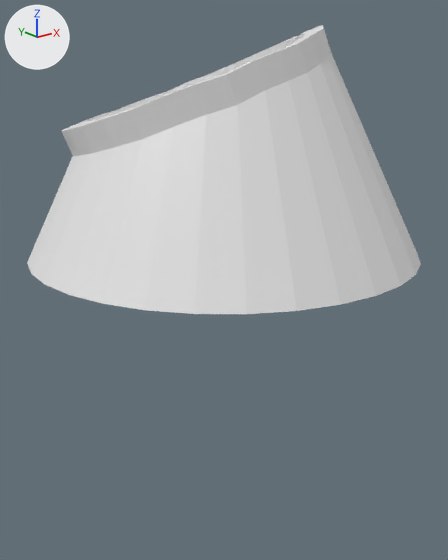
The OBJ model models-blender/CutExtrude/CutExtrude.obj, before and after one commit.
The view is the same before and after, from a 50 mm lens placed at (-2.0, -2.5, 0.82), pointed at (-0.04, -0.05, -0.16). Lighting does not change. The marker at upper left points along +X, +Y and +Z. Where no turn or scale is listed for an object, it has been applied to the vertices. Vertices at the same position are counted once.

The older version as bpy lines, for what is in view:
```python
me_cone = bpy.data.meshes.new('Cone')
me_cone.from_pydata(...)  # 160 vertices, 130 faces; spans x -1.0..1.0, y -1.0..1.0, z 0.0..1.1
ob_cone = bpy.data.objects.new('Cone', me_cone)
ob_cone.location = (0.0, 0.0, 0.0)
```
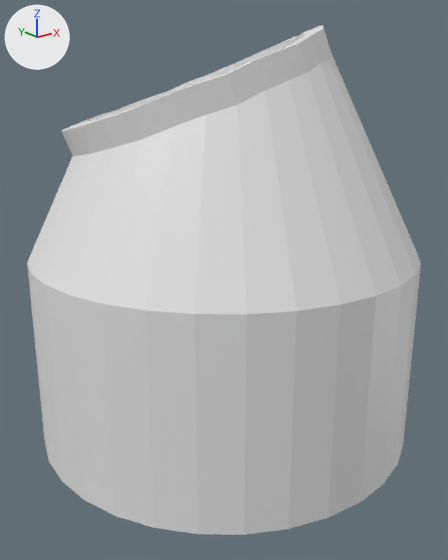
Commit message: changed CutExtrude

The edits, one by one:
me_cone is used by ob_cone; location (0.0, 0.0, 0.0).
me_cone had 160 vertices, 130 faces and spanned x -1.0..1.0, y -1.0..1.0, z 0.0..1.1.
me_cone now has 192 vertices, 162 faces and spans x -1.0..1.0, y -1.0..1.0, z -1.0..1.1.
Part 1, on me_cone:
1 face is deleted.
32 new vertices lie (0.0, 0.0, -1.0) away from vertices in x -1.0..1.0, y -1.0..1.0, z 0.0.
33 new faces join them.

Location of each change, [x1, y1, x2, y2] in pixels of the pictures (448 x 560 px):
'Cone', reshaped (76% taller)
    before: [27, 26, 421, 314]
    after: [27, 26, 421, 535]
part 1 of me_cone, built on
    after: [27, 264, 421, 535]
